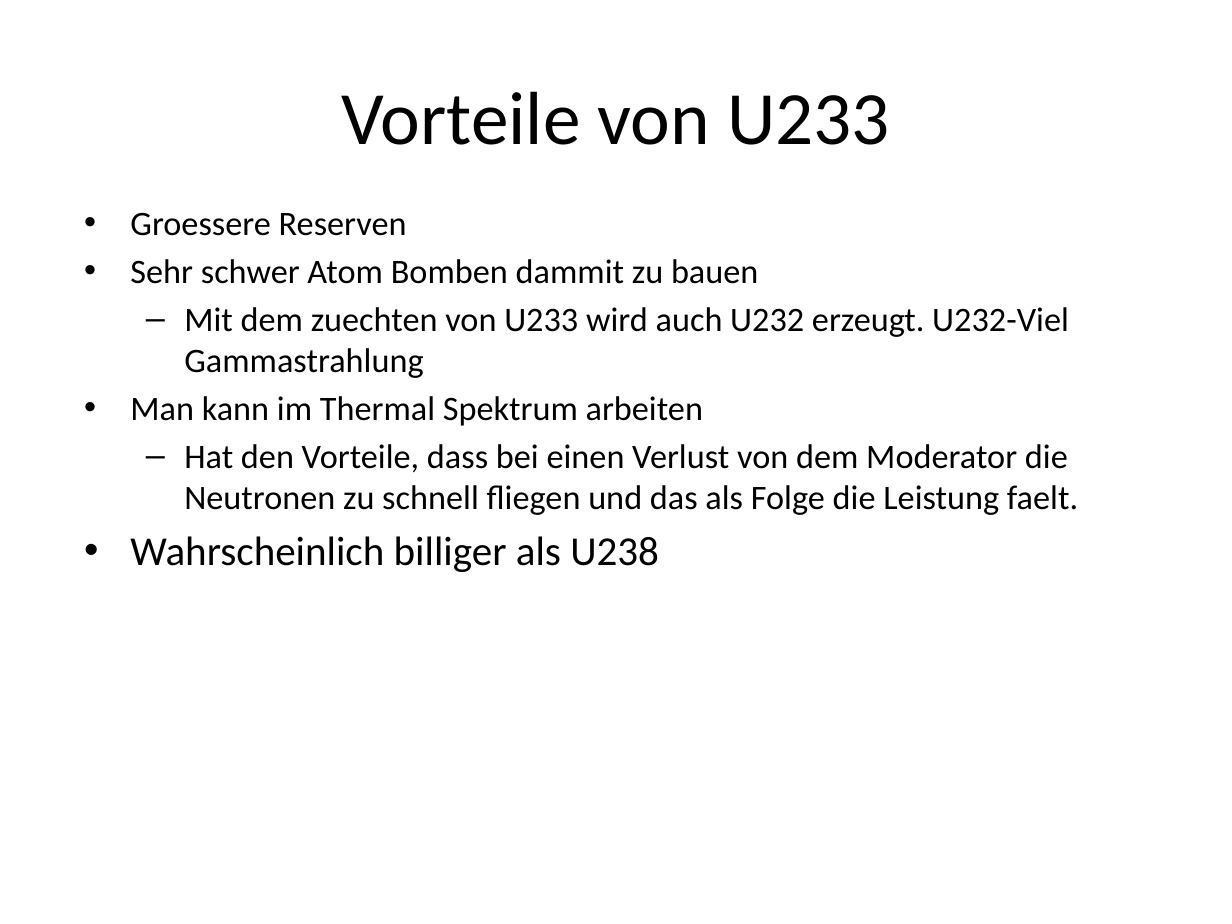
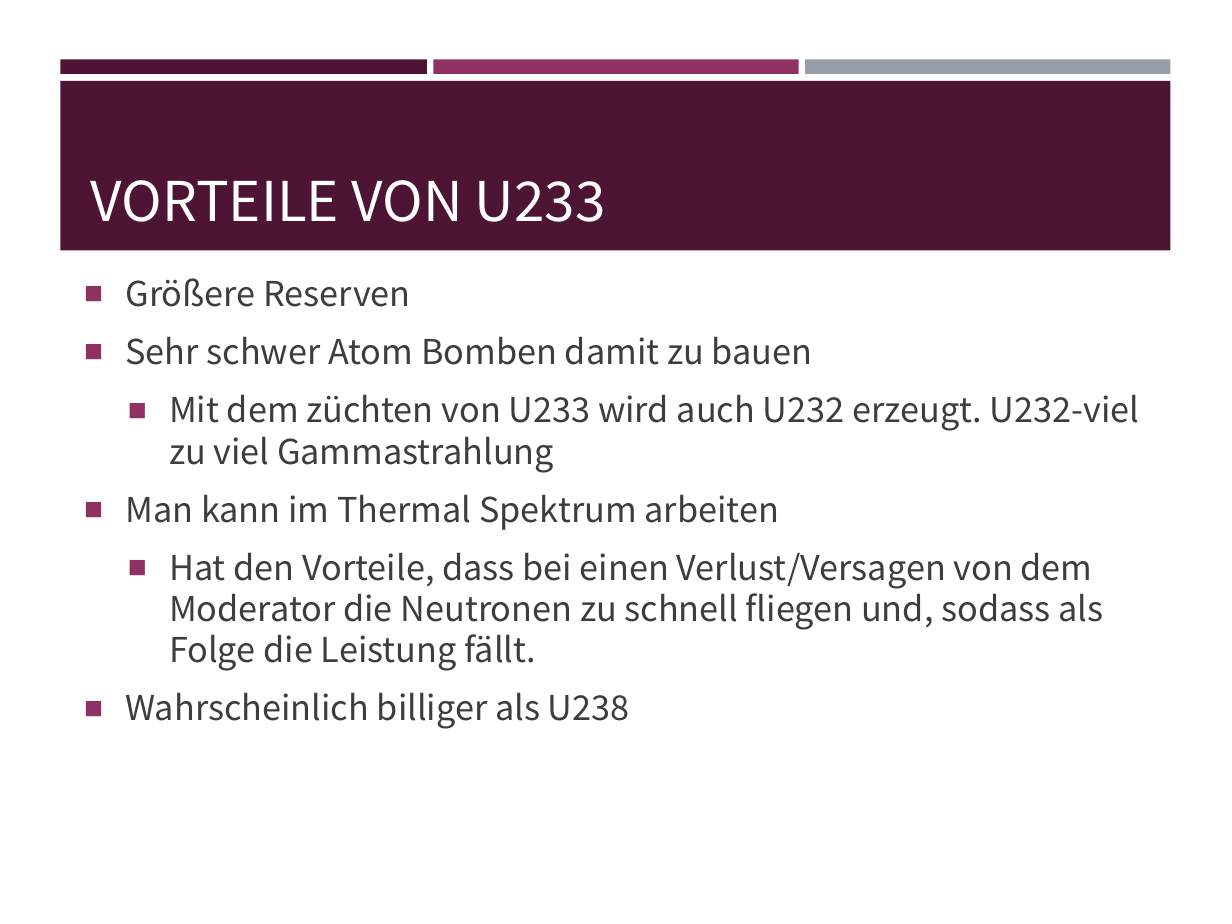
Before and after one commit to EnemyoftheFarmer/Thorium-Presentation, a slide deck: slide 16 of Thorium Reactors.pptx (slide 15 before the commit). Drawn at 1232x924 pixels with LibreOffice and Linux fonts; fonts in the diff are those of the drawing. Boxes give left, top, right and bottom in pixels: in the first picture for what was removed or moved away, otherwise in the second. Text is boxed around its words. In the diff, an @@ line names an element or a change of style, - is before the commit and + after.

```diff
--- a/Thorium Reactors.pptx
+++ b/Thorium Reactors.pptx
@@ rectangle added at [60, 59, 426, 74], fill #4D1434 @@
@@ rectangle added at [434, 59, 798, 74], fill #903163 @@
@@ rectangle added at [806, 59, 1170, 74], fill #969FA7 @@
@@ rectangle added at [60, 81, 1170, 251], fill #4D1434 @@
@@ title "VORTEILE VON U233" at [91, 180, 606, 222]: vertical alignment middle to bottom @@
@@ text "Größere Reserven" at [125, 278, 1139, 729]: vertical alignment top to middle @@
@@ title at [91, 180, 606, 222]: text changed; size 44 to 32 pt; font Calibri to Noto Sans CJK SC; text colour #000000 to #FFFFFF @@
-Vorteile von U233
+VORTEILE VON U233
@@ text at [125, 278, 1139, 473]: text changed; font Calibri to Noto Sans CJK SC; text colour #000000 to #3D3D3D @@
-• Groessere Reserven
-• Sehr schwer Atom Bomben dammit zu bauen
-  – Mit dem zuechten von U233 wird auch U232 erzeugt. U232-Viel Gammastrahlung
+■ Größere Reserven
+■ Sehr schwer Atom Bomben damit zu bauen
+  ■ Mit dem züchten von U233 wird auch U232 erzeugt. U232-viel zu viel Gammastrahlung
@@ text at [125, 494, 779, 729]: font Calibri to Noto Sans CJK SC, text colour #000000 to #3D3D3D in "Man kann im Thermal Spektrum arbeiten", "Wahrscheinlich billiger als U238"; size 24 to 20 pt in "Wahrscheinlich billiger als U238"; bullet • to ■; more space between paragraphs @@
@@ text at [169, 552, 1103, 671]: text changed; font Calibri to Noto Sans CJK SC; text colour #000000 to #3D3D3D @@
-  – Hat den Vorteile, dass bei einen Verlust von dem Moderator die Neutronen zu schnell fliegen und das als Folge die Leistung faelt.
+  ■ Hat den Vorteile, dass bei einen Verlust/Versagen von dem Moderator die Neutronen zu schnell fliegen und, sodass als Folge die Leistung fällt.
```
Also in this commit, not shown: 17 other slides changed, 2 slides added.
